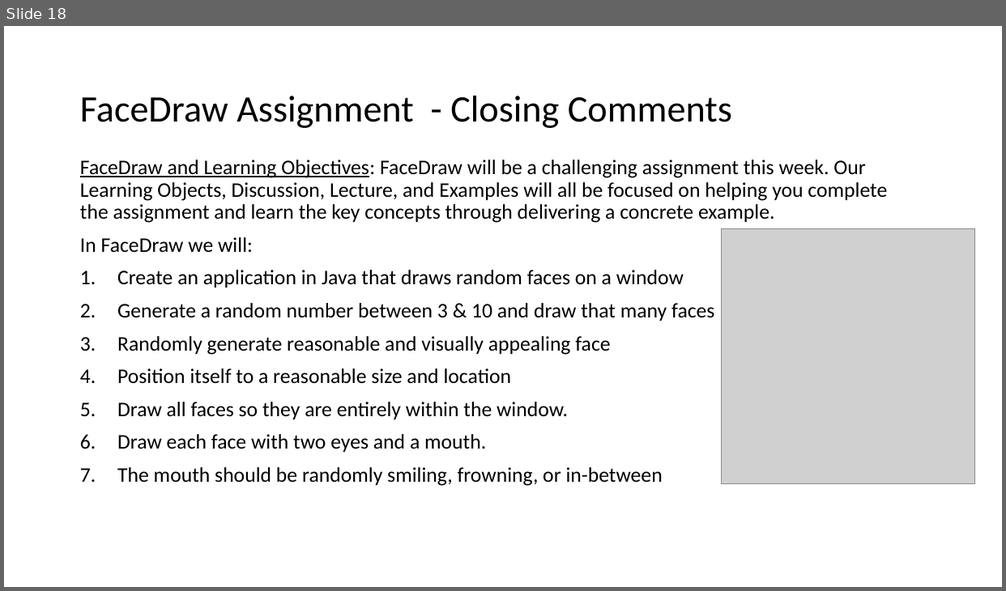
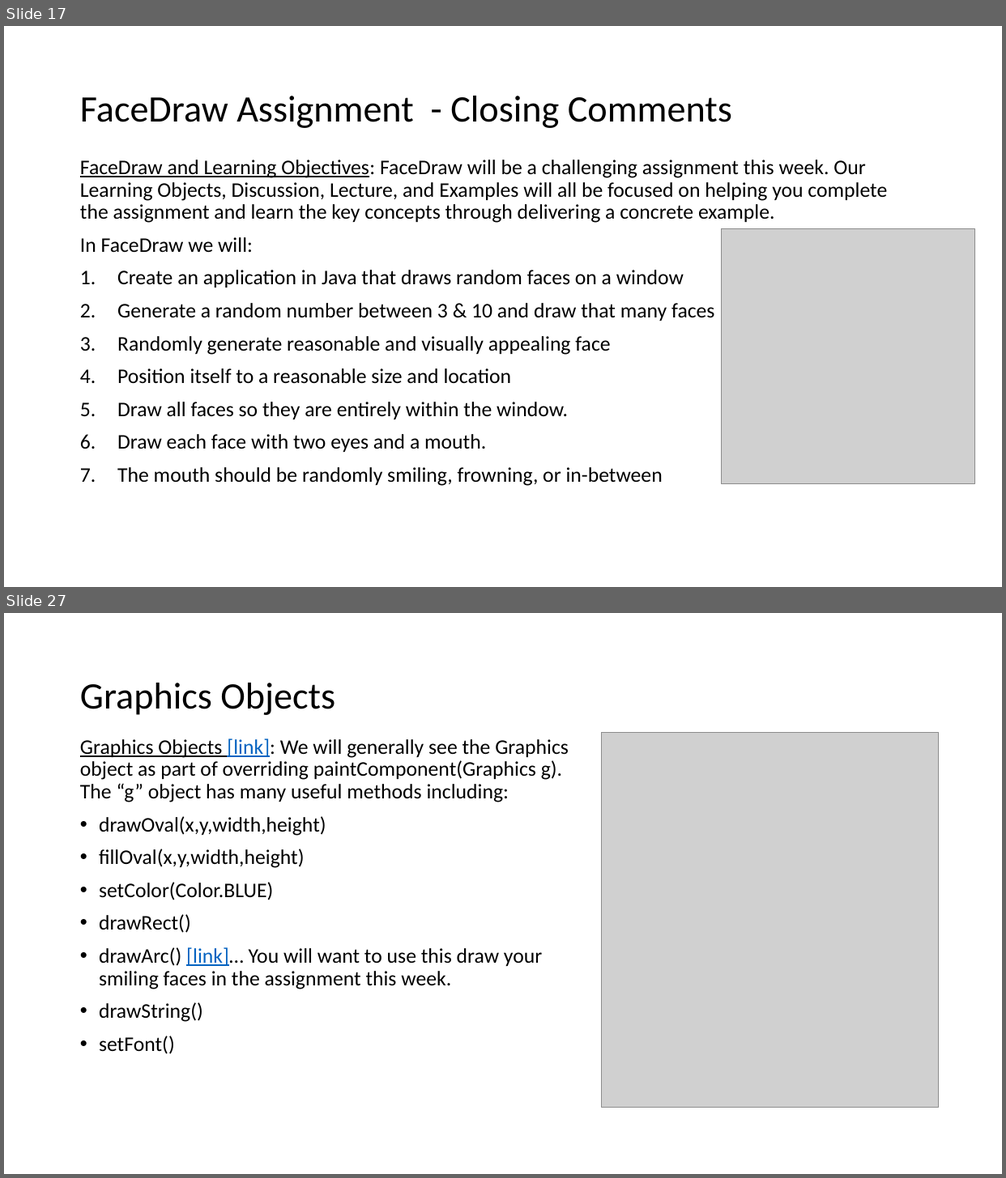
Before and after one commit to EricJPogue/www-epogue-info, a slide deck: CPSC-24500/Week03/2017SpringW03Slides.pptx. Shown one above the other, each under a label of ours: slide 18 before the commit, slides 17 and 27 after it; the slides between them are not shown. The pictures are 1006x591 and 1006x1178 pixels, drawn with LibreOffice and Linux fonts; fonts in the diff are those of the drawing; grey boxes stand for pictures. Boxes give left, top, right and bottom in pixels: in the first picture for what was removed or moved away, otherwise in the second. Text is boxed around its words. In the diff, an @@ line names an element or a change of style, - is before the commit and + after.

```diff
--- a/CPSC-24500/Week03/2017SpringW03Slides.pptx
+++ b/CPSC-24500/Week03/2017SpringW03Slides.pptx
@@ slide 27 added at (4, 613, 1002, 1174), background #FFFFFF @@
@@ title added at (80, 683, 335, 715), 36 pt, text #000000 @@
+Graphics Objects
@@ picture added at (602, 733, 938, 1108) @@
@@ text added at (80, 739, 569, 1054), 20 pt, text #000000 @@
+Graphics Objects [link]: We will generally see the Graphics object as part of overriding paintComponent(Graphics g). The “g” object has many useful methods including:
+• drawOval(x,y,width,height)
+• fillOval(x,y,width,height)
+• setColor(Color.BLUE)
+• drawRect()
+• drawArc() [link]… You will want to use this draw your smiling faces in the assignment this week.
+• drawString()
+• setFont()
@@ what was slide 18 is now slide 17 @@
```
Also in this commit, not shown: 4 slides changed, 6 other slides added, 2 slides removed, 8 other files.
